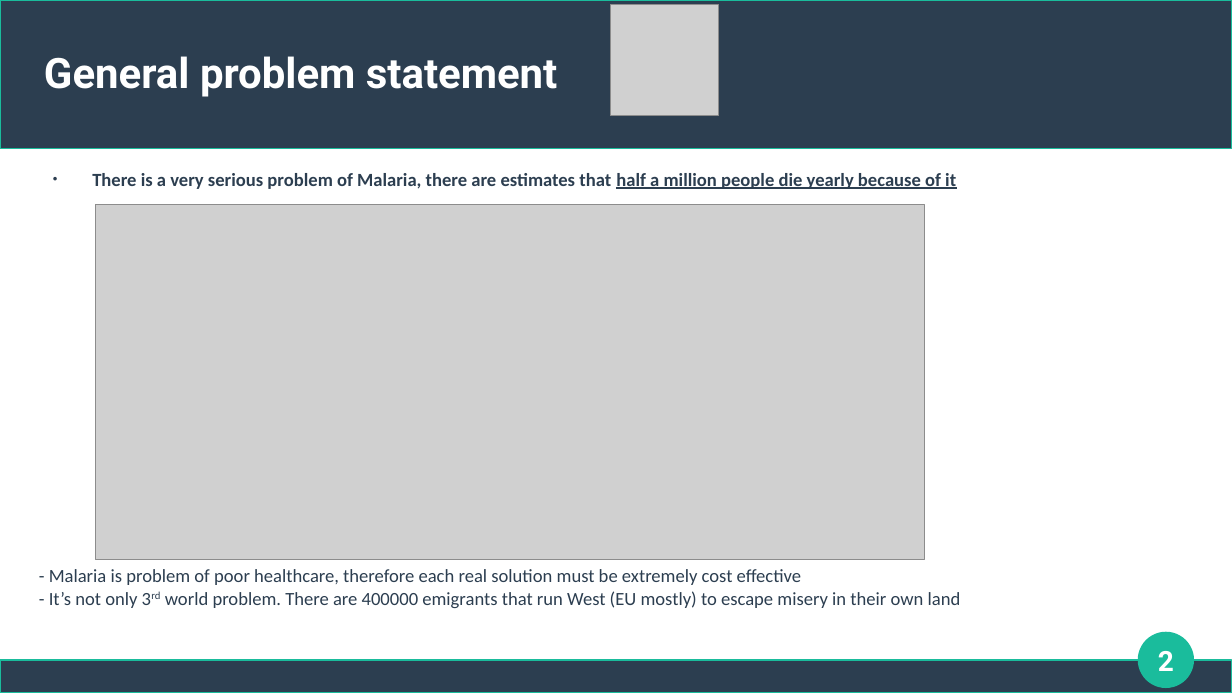
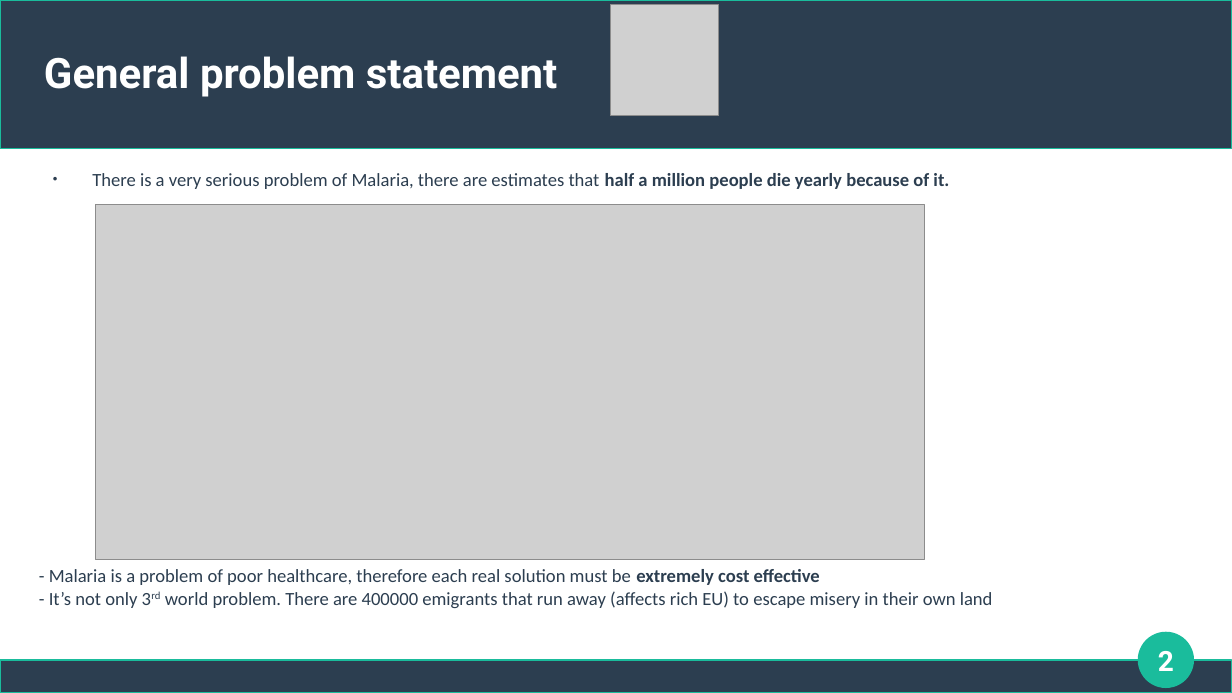
Before and after one commit to adaslesniak/ai-school_project3, a slide deck: slide 2 of Malaria Detection using Computer Vision.odp. Drawn at 1232x693 pixels with LibreOffice and Linux fonts; fonts in the diff are those of the drawing; grey boxes stand for pictures. Boxes give left, top, right and bottom in pixels: in the first picture for what was removed or moved away, otherwise in the second. Text is boxed around its words. In the diff, an @@ line names an element or a change of style, - is before the commit and + after.

```diff
--- a/Malaria Detection using Computer Vision.odp
+++ b/Malaria Detection using Computer Vision.odp
@@ text at (92,173,949,189): text changed; bold off @@
-● There is a very serious problem of Malaria, there are estimates that half a million people die yearly because of it
+● There is a very serious problem of Malaria, there are estimates that half a million people die yearly because of it.
@@ text at (49,569,993,608): text changed @@
-- Malaria is problem of poor healthcare, therefore each real solution must be extremely cost effective
-- It’s not only 3rd world problem. There are 400000 emigrants that run West (EU mostly) to escape misery in their own land
+- Malaria is a problem of poor healthcare, therefore each real solution must be extremely cost effective
+- It’s not only 3rd world problem. There are 400000 emigrants that run away (affects rich EU) to escape misery in their own land
```
Also in this commit, not shown: 10 other slides changed, 2 other files.
